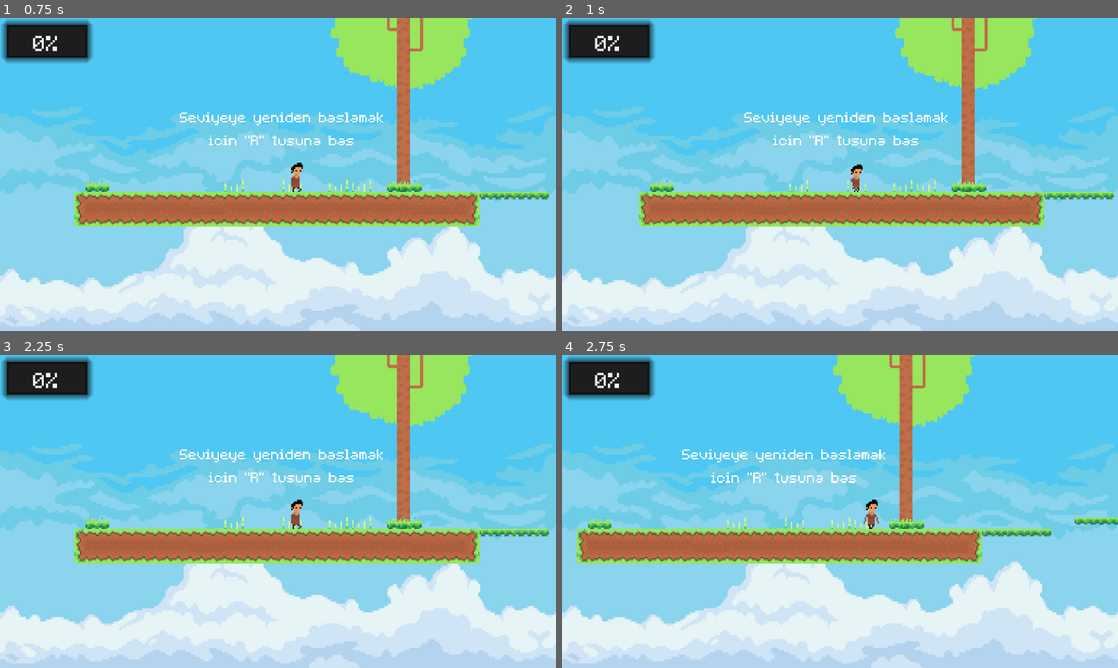
Above: before the commit, frames 1-4 (two rows, left to right).
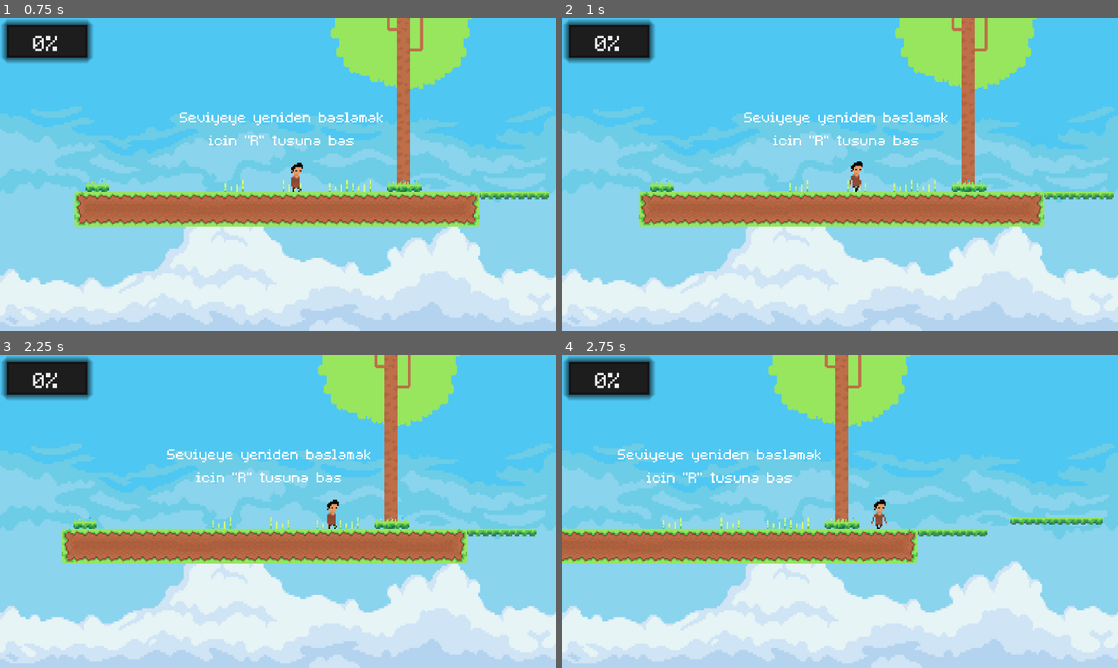
Above: after the commit, the same moments.

Repository: TeamSlowerka/Senkronize-Proje
Game: Godot game, scene res://Scenes/Level1.tscn
Two runs of this game, one before a commit and one after it. Both use one fixed random seed, a clock stepped at 60 frames per second and the inputs below.
Inputs:
- Up to frame 1 (0.75 s): hold D (D) from 0.53 s (still down)
- Up to frame 2 (1 s): keep holding D (D); tap R (R) at 0.8 s
- Up to frame 3 (2.25 s): release D (D) at 1.28 s; tap R (R) at 1.35 s; tap Shift (dash, bound only after the commit) at 1.55, 2.1 s; tap Enter at 2 s; hold D (D) from 2.03 s (still down)
- Up to frame 4 (2.75 s): keep holding D (D)

Frame 1 is identical in both runs. In frame 2, 0.1% of the frame differs, in the area x 51-55%, y 45-56%; in frame 3, 6.9%; in frame 4, 12%, in the area x 0-100%, y 0-67%.

Commit message:
Dash Eklendi

Diff:
--- /dev/null
+++ b/Scenes/Dash.tscn
@@ -0,0 +1,9 @@
+[gd_scene load_steps=2 format=2]
+
+[ext_resource path="res://Scripts/Dash.gd" type="Script" id=1]
+
+[node name="Dash" type="Node2D"]
+script = ExtResource( 1 )
+
+[node name="Timer" type="Timer" parent="."]
+one_shot = true
--- a/Scenes/Level1.tscn
+++ b/Scenes/Level1.tscn
@@ -356,10 +356,6 @@
 position = Vector2( 640, 360 )
 scale = Vector2( 0.666667, 0.813559 )
 texture = ExtResource( 20 )
-__meta__ = {
-"_edit_group_": true,
-"_edit_lock_": true
-}
 
 [node name="CoinSayi" parent="." instance=ExtResource( 15 )]
 
@@ -397,7 +393,7 @@
 position = Vector2( -10, 4 )
 
 [node name="ResetNode" parent="." instance=ExtResource( 13 )]
-position = Vector2( 400, 96 )
+position = Vector2( 426, 226 )
 
 [node name="LevelDevam" type="Node2D" parent="."]
 script = ExtResource( 19 )
@@ -420,6 +416,7 @@
 
 [node name="AnimatedSprite" type="AnimatedSprite" parent="LevelDevam/Level1Portal"]
 frames = SubResource( 18 )
+frame = 7
 playing = true
 
 [node name="CollisionShape2D" type="CollisionShape2D" parent="LevelDevam/Level1Portal"]
--- a/Scenes/Player.tscn
+++ b/Scenes/Player.tscn
@@ -19,6 +19,7 @@
 [ext_resource path="res://Marcus7z Pack v1/Characters/c1/walk/Animation Base-export7.png" type="Texture" id=17]
 [ext_resource path="res://Marcus7z Pack v1/Characters/c1/walk/Animation Base-export8.png" type="Texture" id=18]
 [ext_resource path="res://Marcus7z Pack v1/Characters/c1/walk/Animation Base-export5.png" type="Texture" id=19]
+[ext_resource path="res://Scenes/Dash.tscn" type="PackedScene" id=20]
 
 [sub_resource type="SpriteFrames" id=1]
 animations = [ {
@@ -52,7 +53,7 @@
 [node name="AnimatedSprite" type="AnimatedSprite" parent="Player"]
 frames = SubResource( 1 )
 animation = "Walk"
-frame = 4
+frame = 6
 playing = true
 
 [node name="Camera2D" type="Camera2D" parent="Player"]
@@ -66,3 +67,5 @@
 visible = false
 position = Vector2( -0.5, 2.25 )
 shape = SubResource( 2 )
+
+[node name="Dash" parent="Player" instance=ExtResource( 20 )]
--- /dev/null
+++ b/Scripts/Dash.gd
@@ -0,0 +1,10 @@
+extends Node2D
+
+onready var timer = $Timer
+
+func start_dash(dur):
+	timer.wait_time = dur
+	timer.start()
+
+func is_dashing():
+	return !timer.is_stopped()
--- a/Scripts/Player.gd
+++ b/Scripts/Player.gd
@@ -2,9 +2,15 @@
 
 var direction = Vector2()
 var velocity = Vector2()
-var speed = 100
+var normal_speed = 100
 var gravity = 1000
 var jump_strength = 260
+
+const dash_speed = 350
+const dash_length = 0.2
+
+onready var dash = $Dash
+
 
 func _ready():
 	pass
@@ -29,6 +35,11 @@
 	velocity.y = -jump_strength
 
 func update_movement(delta):
+	if Input.is_action_just_pressed("dash"):
+		dash.start_dash(dash_length)
+
+	var speed = dash_speed if dash.is_dashing() else normal_speed
+
 	velocity.x = direction.x * speed
 	velocity.y += gravity * delta
 
--- a/project.godot
+++ b/project.godot
@@ -54,6 +54,11 @@
 "events": [ Object(InputEventKey,"resource_local_to_scene":false,"resource_name":"","device":0,"alt":false,"shift":false,"control":false,"meta":false,"command":false,"pressed":false,"scancode":0,"physical_scancode":32,"unicode":0,"echo":false,"script":null)
  ]
 }
+dash={
+"deadzone": 0.5,
+"events": [ Object(InputEventKey,"resource_local_to_scene":false,"resource_name":"","device":0,"alt":false,"shift":false,"control":false,"meta":false,"command":false,"pressed":false,"scancode":0,"physical_scancode":16777237,"unicode":0,"echo":false,"script":null)
+ ]
+}
 
 [physics]
 
Not shown: 1 places in Scenes/Player.tscn that only renumber resources
